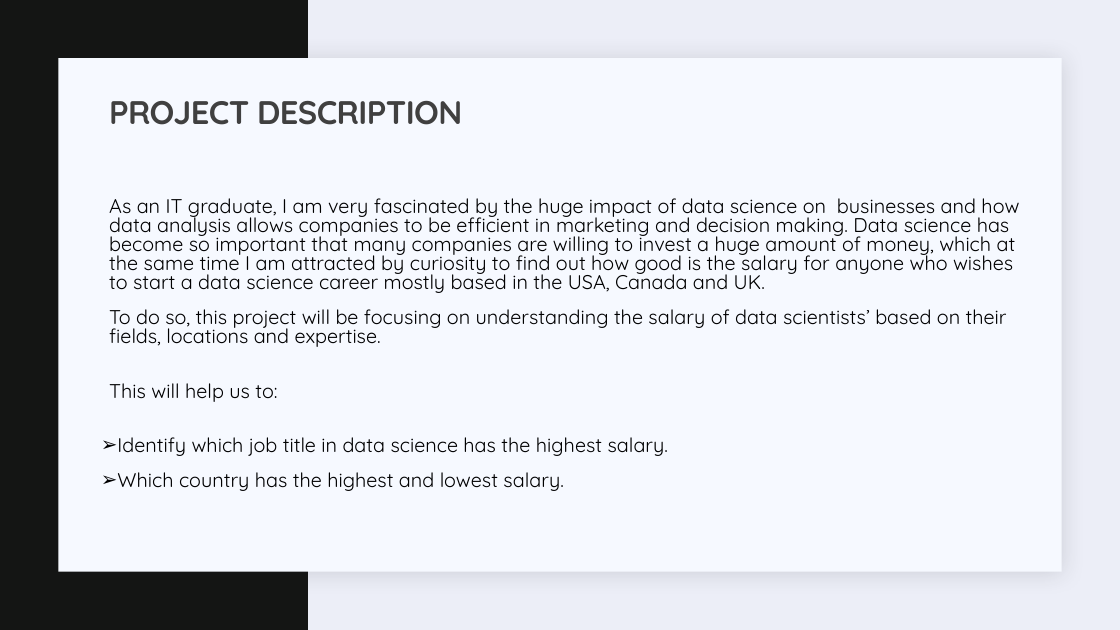
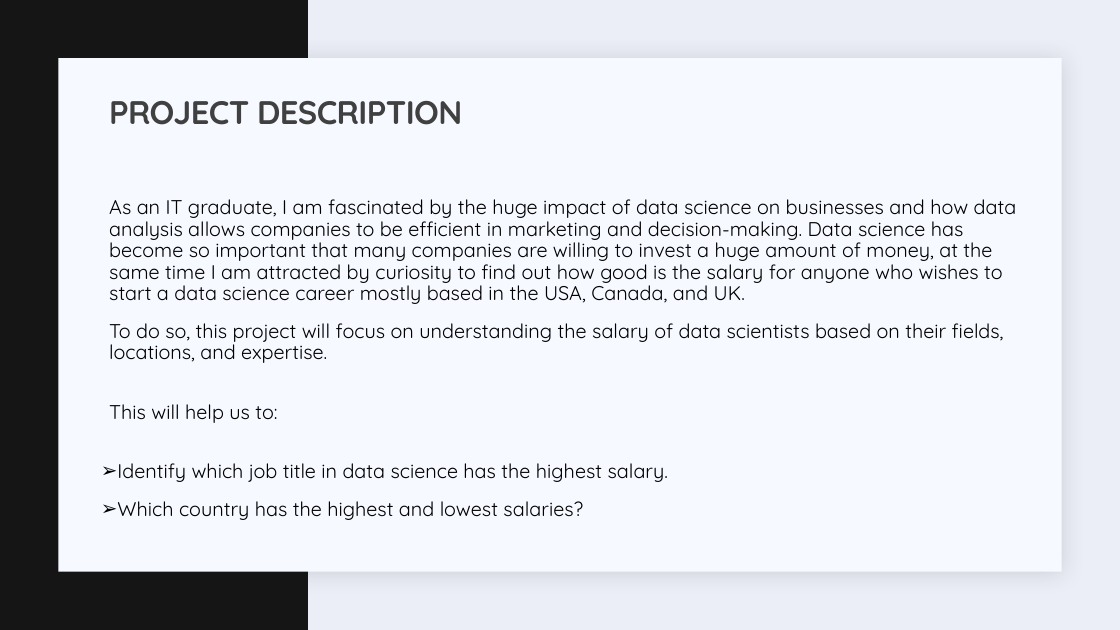
Before and after one commit to JEDDTT/Software-Projects, a slide deck: slide 28 of Data Analysis/DATA SCIENTIST SALARY.pptx (slide 26 before the commit). Drawn at 1120x630 pixels with LibreOffice and Linux fonts; fonts in the diff are those of the drawing. Boxes give left, top, right and bottom in pixels: in the first picture for what was removed or moved away, otherwise in the second. Text is boxed around its words. In the diff, an @@ line names an element or a change of style, - is before the commit and + after.

Commit message:
Project Update

```diff
--- a/Data Analysis/DATA SCIENTIST SALARY.pptx
+++ b/Data Analysis/DATA SCIENTIST SALARY.pptx
@@ text at (x1=109, y1=199, x2=1017, y2=363): text changed @@
-  As an IT graduate, I am very fascinated by the huge impact of data science on businesses and how data analysis allows companies to be efficient in marketing and decision making. Data science has become so important that many companies are willing to invest a huge amount of money, which at the same time I am attracted by curiosity to find out how good is the salary for anyone who wishes to start a data science career mostly based in the USA, Canada and UK.
-  To do so, this project will be focusing on understanding the salary of data scientists’ based on their fields, locations and expertise.
+  As an IT graduate, I am fascinated by the huge impact of data science on businesses and how data analysis allows companies to be efficient in marketing and decision-making. Data science has become so important that many companies are willing to invest a huge amount of money, at the same time I am attracted by curiosity to find out how good is the salary for anyone who wishes to start a data science career mostly based in the USA, Canada, and UK.
+  To do so, this project will focus on understanding the salary of data scientists based on their fields, locations, and expertise.
@@ text at (x1=109, y1=404, x2=668, y2=482): line spacing 0.8 to 0.9 @@
@@ text at (x1=117, y1=501, x2=583, y2=520): text changed @@
-➢ Which country has the highest and lowest salary.
+➢ Which country has the highest and lowest salaries?
```
Also in this commit, not shown: 23 other slides changed, 5 slides added, 13 other files.
